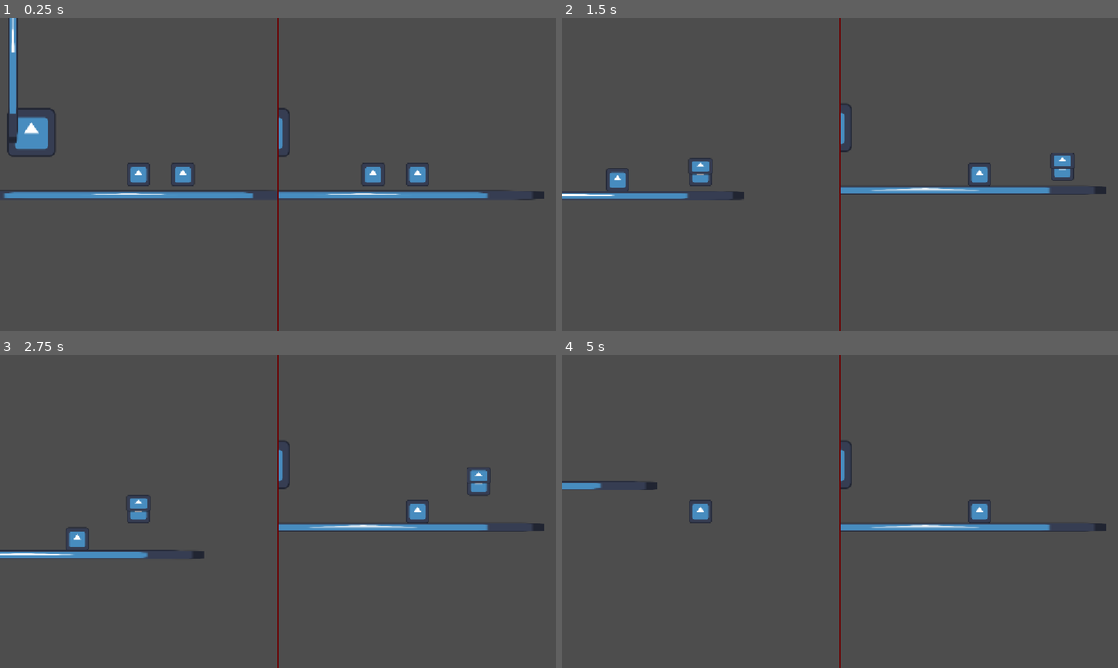
Above: before the commit, frames 1-4 (two rows, left to right).
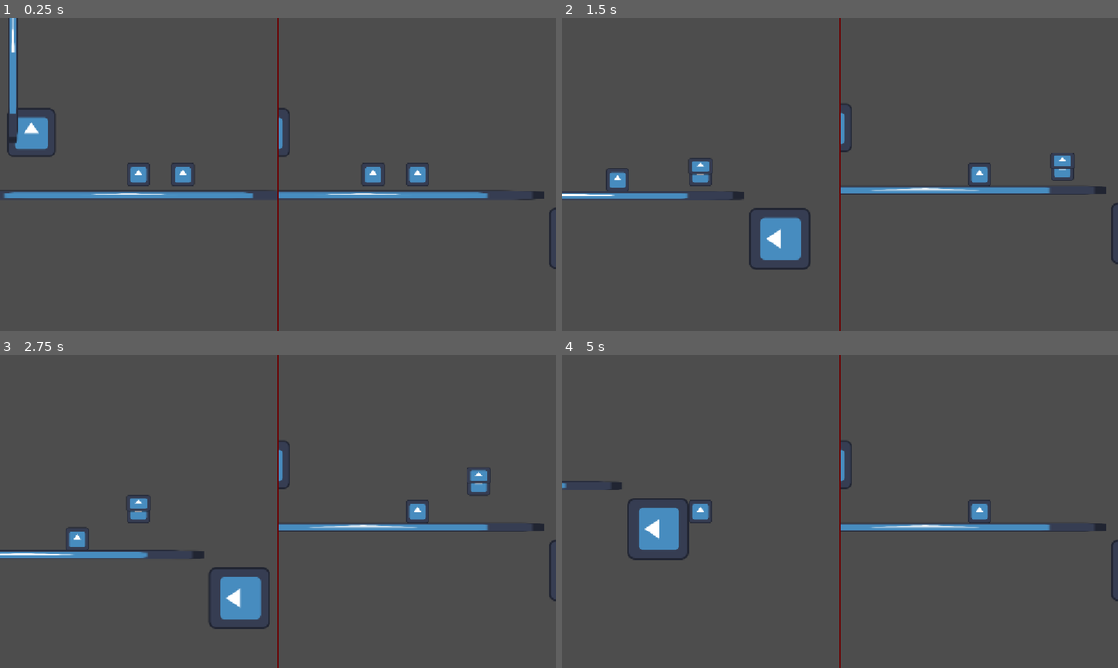
Above: after the commit, the same moments.

Repository: Abaan404/Sask-Game-Jam-Fall-2026
Game: Godot game, scene res://Scenes/HUD/split_screen.tscn
The game is run twice, just before and just after one commit, with the same random seed, the same clock (stepped at 60 frames per second) and the same inputs. The engine's default icon, where the game draws it, is replaced by a stand-in: a white triangle on a blue panel in a dark square.
Inputs:
- Up to frame 1 (0.25 s): no input
- Up to frame 2 (1.5 s): hold D (right) from 0.53 s (still down); tap W (up) at 0.6, 0.77, 1.07, 1.35 s
- Up to frame 3 (2.75 s): tap W (up) at 1.52, 1.82, 2.1 s; release D (right) at 2.03 s; hold A (left) from 2.03 s (still down)
- Up to frame 4 (5 s): release A (left) at 2.78 s; hold D (right) 2.78-4.28 s; tap W (up) at 2.85, 3.02, 3.32, 3.6, 3.77, 4.07, 4.35, 4.52, 4.82 s; hold A (left) from 4.28 s (still down)

The runs differ from the first frame. In frame 1, less than 0.1% of the frame differs, in the area x 98-100%, y 60-81%; in frame 2, 1.4%; in frame 3, 1.4%; in frame 4, 1.5%, in the area x 0-100%, y 40-79%.

Commit message:
added toggled platform ability and toggled moving platforms

Diff:
--- /dev/null
+++ b/game-jam-fall-2026/Scenes/Abilities/TogglePlatforms.tscn
@@ -0,0 +1,6 @@
+[gd_scene format=3 uid="uid://k13k4b46kfae"]
+
+[ext_resource type="Script" uid="uid://cx50v776duqkf" path="res://Scripts/toggle_platforms.gd" id="1_y7oda"]
+
+[node name="TogglePlatforms" type="Node2D" unique_id=249809123]
+script = ExtResource("1_y7oda")
--- a/game-jam-fall-2026/Scenes/Abilities/wall_climb.tscn
+++ b/game-jam-fall-2026/Scenes/Abilities/wall_climb.tscn
@@ -8,9 +8,10 @@
 [node name="WallClimb" type="Node2D" unique_id=1718363903 node_paths=PackedStringArray("friction_area")]
 script = ExtResource("1_fyud8")
 friction_area = NodePath("Area2D")
+friction = 0.84
 deccel = 0.0
 wall_bounce = 1.25
-cooldown_time_ms = 0.25
+cooldown_time_ms = 0.35
 
 [node name="Area2D" type="Area2D" parent="." unique_id=34357070]
 
--- /dev/null
+++ b/game-jam-fall-2026/Scenes/LevelElements/MovingPlatform/moving_platform.tscn
@@ -0,0 +1,30 @@
+[gd_scene format=3 uid="uid://ctxkbre0t5vcv"]
+
+[ext_resource type="Script" uid="uid://bixu7ifig33sr" path="res://Scripts/moving_platform.gd" id="1_nj3bv"]
+
+[sub_resource type="Curve2D" id="Curve2D_0gbmm"]
+_data = {
+"points": PackedVector2Array(0, 0, 0, 0, 448, 0, 0, 0, 0, 0, 448, -352)
+}
+point_count = 2
+
+[node name="MovingPlatformPath" type="Path2D" unique_id=1910268113 node_paths=PackedStringArray("pathfollow", "moving_platform")]
+curve = SubResource("Curve2D_0gbmm")
+script = ExtResource("1_nj3bv")
+pathfollow = NodePath("PathFollow2D")
+moving_platform = NodePath("MovingPlatform")
+
+[node name="PathFollow2D" type="PathFollow2D" parent="." unique_id=744141348]
+position = Vector2(448, 0)
+rotation = -1.5707964
+
+[node name="RemoteTransform2D" type="RemoteTransform2D" parent="PathFollow2D" unique_id=482015945]
+remote_path = NodePath("../../MovingPlatform")
+
+[node name="MovingPlatform" type="AnimatableBody2D" parent="." unique_id=914076835]
+position = Vector2(448, 0)
+rotation = -1.5707964
+
+[node name="CollisionShape2D" type="CollisionShape2D" parent="MovingPlatform" unique_id=969116513]
+
+[node name="Sprite2D" type="Sprite2D" parent="MovingPlatform" unique_id=20352624]
--- a/game-jam-fall-2026/Scenes/Levels/test_scene.tscn
+++ b/game-jam-fall-2026/Scenes/Levels/test_scene.tscn
@@ -5,12 +5,17 @@
 [ext_resource type="Texture2D" uid="uid://dyx0lyhhja2ga" path="res://Assets/icon.svg" id="2_2u58p"]
 [ext_resource type="PackedScene" uid="uid://cojq50ed4fihc" path="res://Scenes/Abilities/GlidingLeaf.tscn" id="2_dv2c3"]
 [ext_resource type="PackedScene" uid="uid://jcufhe47v2b3" path="res://Scenes/Abilities/wall_climb.tscn" id="3_a1spv"]
+[ext_resource type="PackedScene" uid="uid://k13k4b46kfae" path="res://Scenes/Abilities/TogglePlatforms.tscn" id="5_nlmfl"]
+[ext_resource type="PackedScene" uid="uid://ctxkbre0t5vcv" path="res://Scenes/LevelElements/MovingPlatform/moving_platform.tscn" id="6_tgibm"]
 
 [sub_resource type="RectangleShape2D" id="RectangleShape2D_vnn0b"]
 size = Vector2(744, 20)
 
 [sub_resource type="RectangleShape2D" id="RectangleShape2D_yeiif"]
 size = Vector2(20, 386)
+
+[sub_resource type="RectangleShape2D" id="RectangleShape2D_nj3bv"]
+size = Vector2(128, 128)
 
 [node name="TestScene" type="Node2D" unique_id=1565828327]
 
@@ -27,10 +32,12 @@
 [node name="Player2" parent="." unique_id=2085434168 node_paths=PackedStringArray("abilities") instance=ExtResource("1_sgftv")]
 position = Vector2(112, -73)
 is_player_2 = true
-abilities = [NodePath("WallClimb")]
+abilities = [NodePath("WallClimb"), NodePath("TogglePlatforms")]
 
 [node name="WallClimb" parent="Player2" unique_id=1718363903 instance=ExtResource("3_a1spv")]
-cooldown_time_ms = 0.3
+cooldown_time_ms = 0.4
+
+[node name="TogglePlatforms" parent="Player2" unique_id=249809123 instance=ExtResource("5_nlmfl")]
 
 [node name="StaticBody2D" type="StaticBody2D" parent="." unique_id=1178217182]
 
@@ -65,3 +72,14 @@
 position = Vector2(-1.001358e-05, -183)
 scale = Vector2(0.15624984, 3.0156248)
 texture = ExtResource("2_2u58p")
+
+[node name="MovingPlatformPath" parent="." unique_id=1910268113 instance=ExtResource("6_tgibm")]
+position = Vector2(0, 88)
+
+[node name="CollisionShape2D" parent="MovingPlatformPath/MovingPlatform" parent_id_path=PackedInt32Array(1910268113, 914076835) index="0" unique_id=969116513]
+shape = SubResource("RectangleShape2D_nj3bv")
+
+[node name="Sprite2D" parent="MovingPlatformPath/MovingPlatform" parent_id_path=PackedInt32Array(1910268113, 914076835) index="1" unique_id=20352624]
+texture = ExtResource("2_2u58p")
+
+[editable path="MovingPlatformPath"]
--- /dev/null
+++ b/game-jam-fall-2026/Scripts/Globals/SignalHub.gd
@@ -0,0 +1,3 @@
+extends Node
+
+signal toggle_platforms
--- a/game-jam-fall-2026/Scripts/WallClimb.gd
+++ b/game-jam-fall-2026/Scripts/WallClimb.gd
@@ -3,6 +3,7 @@
 
 
 @export var friction_area: Area2D
+@export var friction: float = 0.8
 @export var deccel: float = 0.2
 @export var wall_bounce: float = 1.5
 
@@ -14,11 +15,12 @@
 
 # Called when the node enters the scene tree for the first time.
 func _ready() -> void:
-	pass # Replace with function body.
+	pass
 
 
 func _physics_process(delta: float) -> void:
 	if !player.is_on_floor() and is_sliding:
+		player.gliding_strength = friction
 		player.gliding = true
 	else:
 		player.gliding = false
--- /dev/null
+++ b/game-jam-fall-2026/Scripts/moving_platform.gd
@@ -0,0 +1,41 @@
+extends Path2D
+class_name Moving_Platform
+
+
+@export var time: float = 1
+
+@export var pathfollow: PathFollow2D
+@export var moving_platform: Node2D
+
+@export var autostart: bool = false
+
+var forward: bool = true
+var moving: bool = false
+
+
+func _ready():
+	if autostart:
+		moving = true
+	else:
+		SignalHub.toggle_platforms.connect(start)
+
+func _physics_process(delta: float) -> void:
+	if moving:
+		var calc_speed = 1/time * delta
+
+		var dir = int(forward)
+
+		print(dir)
+		pathfollow.progress_ratio = move_toward(pathfollow.progress_ratio, dir, calc_speed)
+		if pathfollow.progress_ratio == dir:
+			moving = false
+
+	if autostart:
+		start()
+
+
+func start():
+	if !moving:
+		if int(forward) == pathfollow.progress_ratio:
+			forward = !forward
+		moving = true
--- /dev/null
+++ b/game-jam-fall-2026/Scripts/toggle_platforms.gd
@@ -0,0 +1,10 @@
+extends Ability
+
+class_name TogglePlatform
+
+func _input(event: InputEvent) -> void:
+	if event.is_action_pressed(player.input_down):
+		trigger()
+
+func start() -> void:
+	SignalHub.toggle_platforms.emit()
--- a/game-jam-fall-2026/project.godot
+++ b/game-jam-fall-2026/project.godot
@@ -14,6 +14,10 @@
 run/main_scene="uid://egf4wj2c16tc"
 config/features=PackedStringArray("4.7", "Forward Plus")
 config/icon="res://Assets/icon.svg"
+
+[autoload]
+
+SignalHub="*uid://dsu3151l7ifib"
 
 [display]
 
Not shown, added: game-jam-fall-2026/Scripts/Globals/SignalHub.gd.uid
Not shown, added: game-jam-fall-2026/Scripts/moving_platform.gd.uid
Not shown, added: game-jam-fall-2026/Scripts/toggle_platforms.gd.uid
